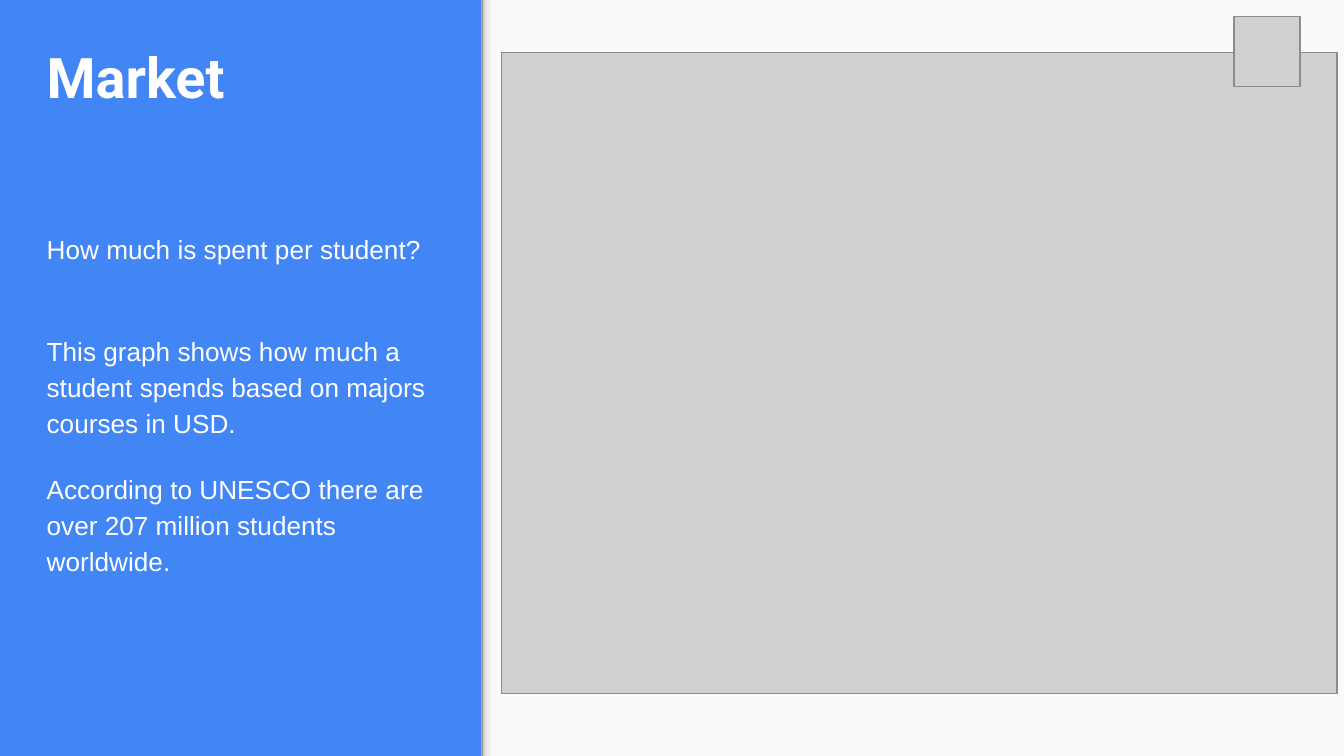
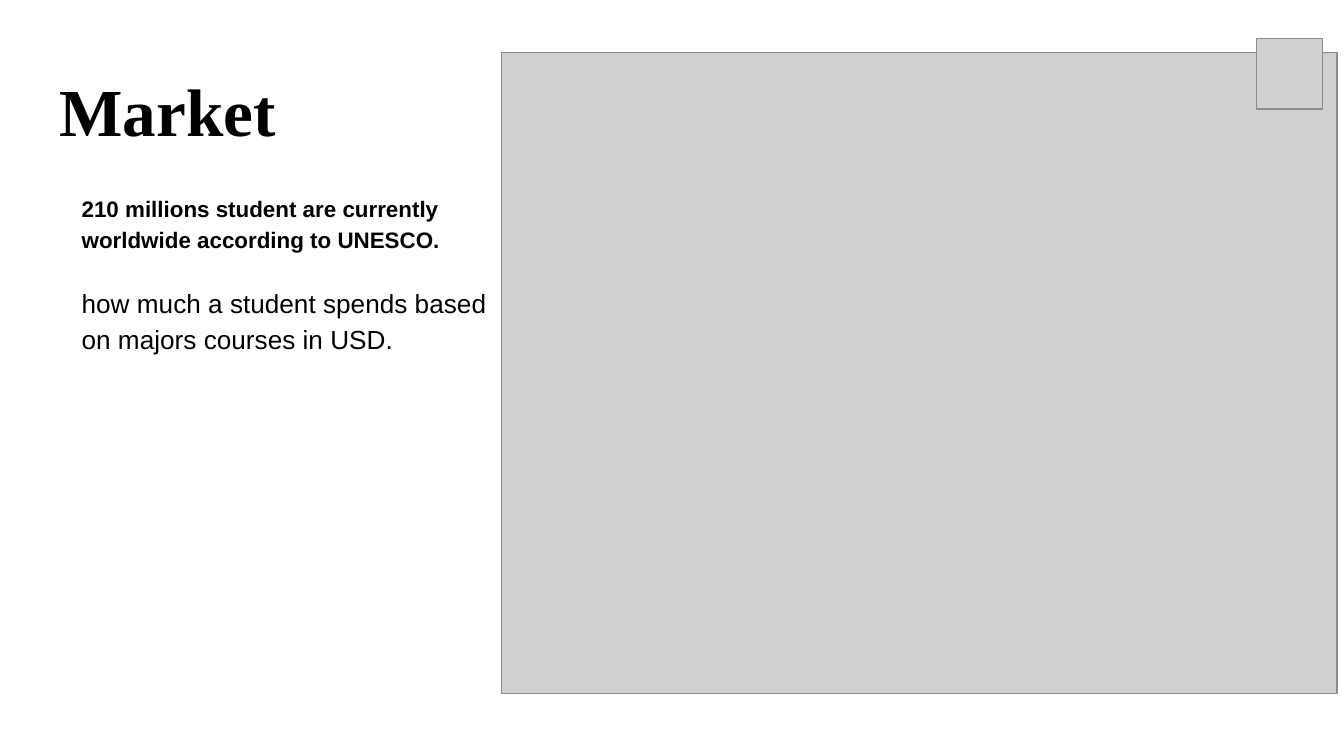
Before and after one commit to andreaardenti/Stusmart2, a slide deck: slide 13 of files/Final_Pitch.pptx. Drawn at 1344x756 pixels with LibreOffice and Linux fonts; fonts in the diff are those of the drawing; grey boxes stand for pictures. Boxes give left, top, right and bottom in pixels: in the first picture for what was removed or moved away, otherwise in the second. Text is boxed around its words. In the diff, an @@ line names an element or a change of style, - is before the commit and + after.

```diff
--- a/files/Final_Pitch.pptx
+++ b/files/Final_Pitch.pptx
@@ background #4285F4 to #FFFFFF @@
@@ rectangle removed at (481,0,1344,755) @@
@@ rectangle removed at (481,0,497,755) @@
@@ picture: place and size @@
-picture at (1234,16,1300,86)
+picture at (1257,39,1322,109)
@@ title "Market": place and size @@
-title "Market" at (47,56,225,99)
+title "Market" at (59,89,275,137)
@@ title "Market" at (59,89,275,137): size 30 to 36 pt, font Roboto to Times New Roman, text colour #FFFFFF to #000000 @@
@@ text added at (82,200,486,355), 12 pt, text #000000, bold @@
+210 millions student are currently worldwide according to UNESCO.
+how much a student spends based on majors courses in USD.
@@ text removed at (47,240,425,572) @@
-How much is spent per student?
-This graph shows how much a student spends based on majors courses in USD.
-According to UNESCO there are over 207 million students worldwide.
```
Also in this commit, not shown: 5 other slides changed, 7 slides added, 8 slides removed, 1 other file.
